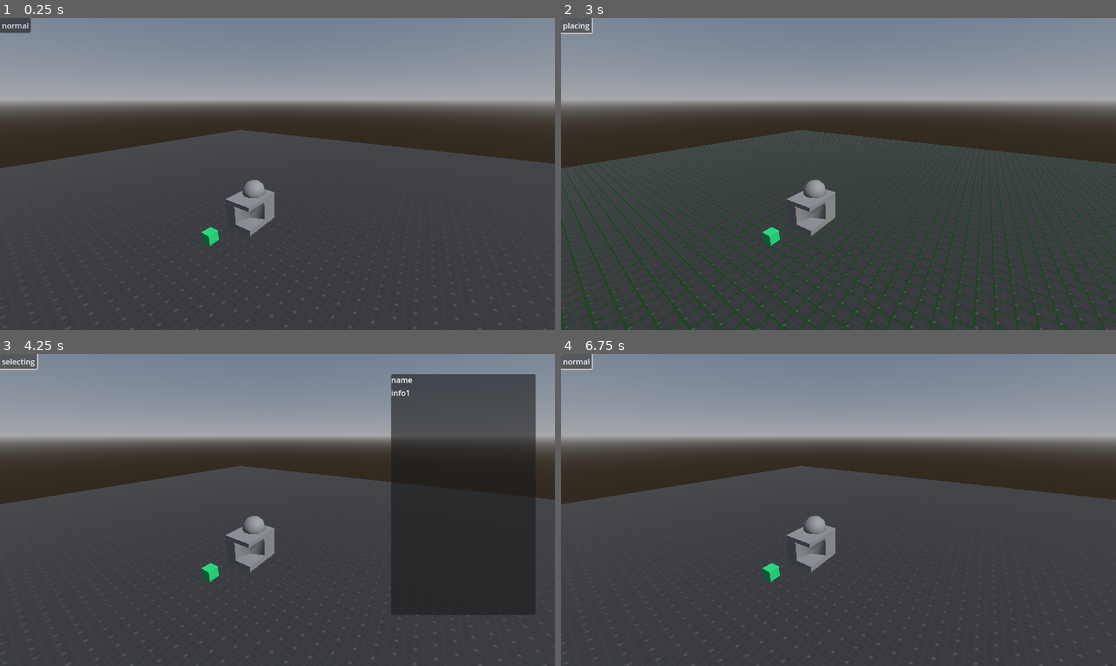
Above: before the commit, frames 1-4 (two rows, left to right).
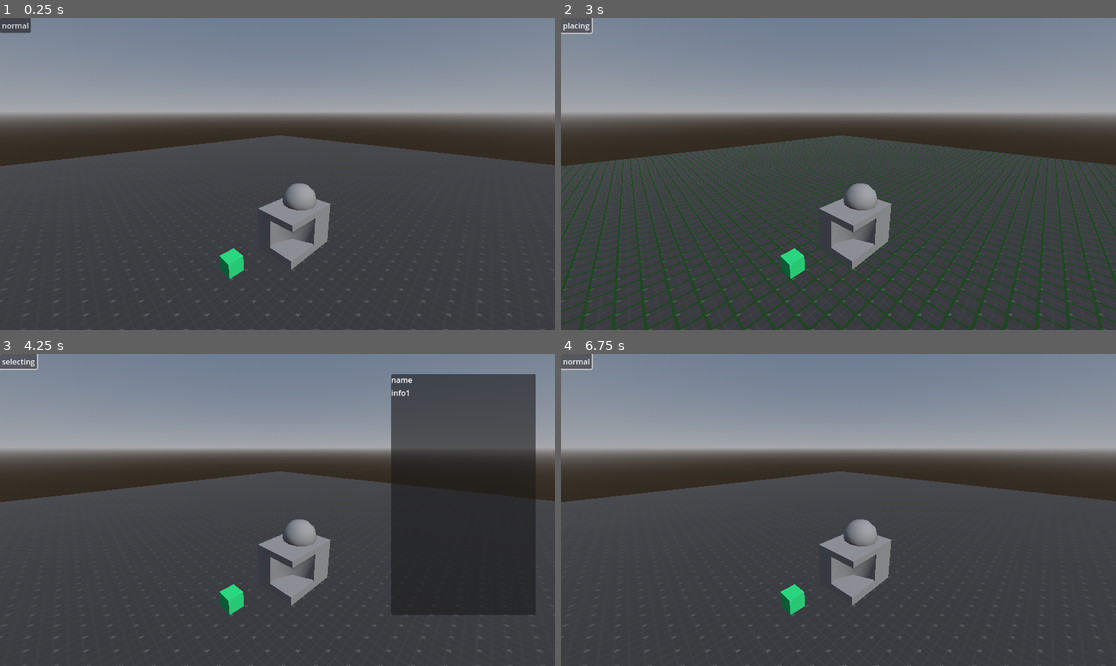
Above: after the commit, the same moments.

Repository: 0x5e8/mold-control
Game: Godot game, scene res://game.tscn
The game is run twice, just before and just after one commit, with the same random seed, the same clock (stepped at 60 frames per second) and the same inputs.
Inputs:
- Up to frame 1 (0.25 s): no input
- Up to frame 2 (3 s): click "normal" at 0.5 s; click "placing" at 1.25 s; click "selecting" at 2 s; click "normal" at 2.75 s
- Up to frame 3 (4.25 s): click "placing" at 3.5 s
- Up to frame 4 (6.75 s): click "selecting" at 4.25 s; click "normal" at 5 s; click "placing" at 5.75 s; click "selecting" at 6.5 s

The runs differ from the first frame. In frame 1, 11% of the frame differs, in the area x 0-100%, y 26-100%; in frame 2, 29%; in frame 3, 10%; in frame 4, 11%.

Commit message:
fix camera get too close

Diff:
--- a/camera.gd
+++ b/camera.gd
@@ -1,6 +1,14 @@
 extends Camera3D
 
+signal camera_stopped
+
 @export var mouse_cast_range: float = 100
+
+var squared_min_distance: float = 25.0
+@export var min_distance: float = 5.0:
+	set(val):
+		min_distance = val
+		squared_min_distance = val * val
 
 func mouse_cast() -> Dictionary:
 	var mouse_pos = get_viewport().get_mouse_position()
@@ -11,3 +19,14 @@
 	ray_query.collide_with_areas = true
 
 	return get_world_3d().direct_space_state.intersect_ray(ray_query)
+
+var last_collision_point: Vector3
+func _physics_process(delta: float) -> void:
+	var p = $ray.get_collision_point()
+	if p != last_collision_point:
+		var dirvec: Vector3 = p - self.global_position
+		if dirvec.length_squared() < squared_min_distance:
+			#get back
+			self.global_position += -dirvec.normalized() * (min_distance - dirvec.length())
+			camera_stopped.emit()
+	last_collision_point = p
--- /dev/null
+++ b/camera.tscn
@@ -0,0 +1,10 @@
+[gd_scene load_steps=2 format=3 uid="uid://pccr0bcja5s0"]
+
+[ext_resource type="Script" path="res://camera.gd" id="1_vf45b"]
+
+[node name="camera" type="Camera3D"]
+script = ExtResource("1_vf45b")
+
+[node name="ray" type="RayCast3D" parent="."]
+target_position = Vector3(0, 0, -100)
+debug_shape_thickness = 1
--- a/game.tscn
+++ b/game.tscn
@@ -4,7 +4,7 @@
 [ext_resource type="PackedScene" uid="uid://cqiad0it050ig" path="res://building/lab/lab.tscn" id="2_402yj"]
 [ext_resource type="Script" path="res://mouse_controller.gd" id="2_bju7i"]
 [ext_resource type="Script" path="res://game_controller.gd" id="3_ex5qy"]
-[ext_resource type="Script" path="res://camera.gd" id="5_tx2k5"]
+[ext_resource type="PackedScene" uid="uid://pccr0bcja5s0" path="res://camera.tscn" id="5_5dh7y"]
 [ext_resource type="PackedScene" uid="uid://osbqr5m0upwv" path="res://platform.tscn" id="6_1w6rt"]
 [ext_resource type="PackedScene" uid="uid://bngy16rweaggf" path="res://gridline.tscn" id="7_0tg6w"]
 
@@ -33,10 +33,9 @@
 [node name="Building" parent="buildings" instance=ExtResource("2_7bi7w")]
 transform = Transform3D(1, 0, 0, 0, 1, 0, 0, 0, 1, -5, 0, -1)
 
-[node name="camera" type="Camera3D" parent="."]
+[node name="camera" parent="." instance=ExtResource("5_5dh7y")]
 unique_name_in_owner = true
-transform = Transform3D(0.566406, 0.281868, -0.774425, 0, 0.939693, 0.34202, 0.824126, -0.193722, 0.532248, -13.656, 11.504, 13.133)
-script = ExtResource("5_tx2k5")
+transform = Transform3D(0.707107, 0.206738, -0.67621, 0, 0.956305, 0.292372, 0.707107, -0.206738, 0.67621, -9.645, 8.575, 8.482)
 
 [node name="environment" type="WorldEnvironment" parent="."]
 environment = SubResource("Environment_0836c")
--- a/mouse_controller.gd
+++ b/mouse_controller.gd
@@ -1,7 +1,13 @@
 extends Node
 
-var draggable = false
+var draggable: bool = false
 @onready var target_pos: Vector3 = %camera.global_position
+
+func reset_target_pos():
+	target_pos = %camera.global_position
+
+func _ready() -> void:
+	%camera.camera_stopped.connect(reset_target_pos)
 
 func _physics_process(delta: float) -> void:
 	%camera.global_position = lerp(%camera.global_position, target_pos, 1 - pow(0.1, delta * 5.0))
